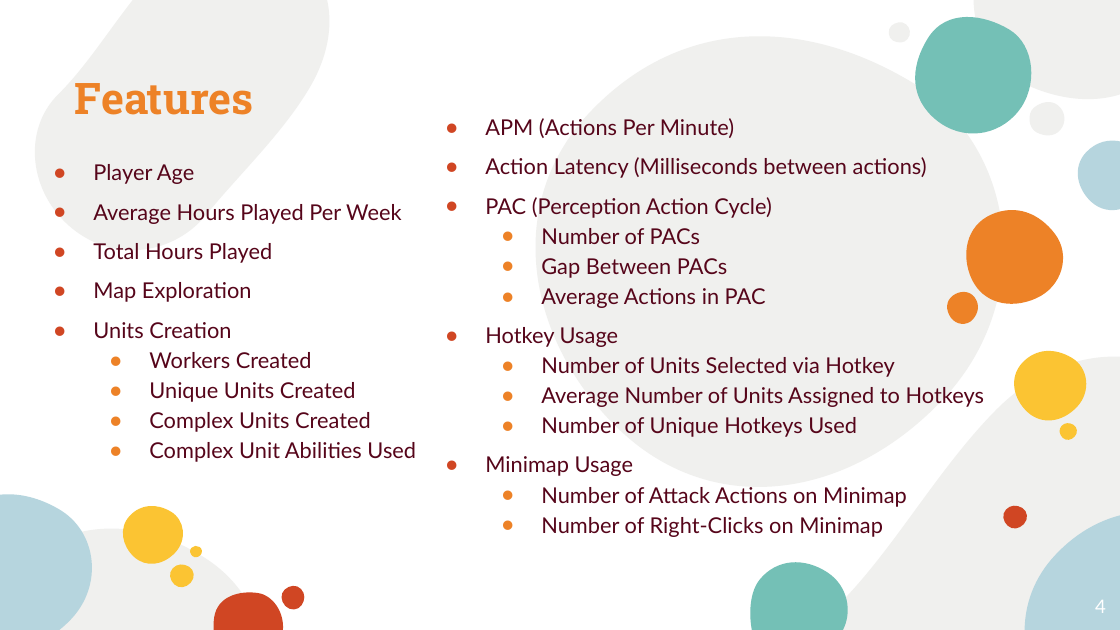
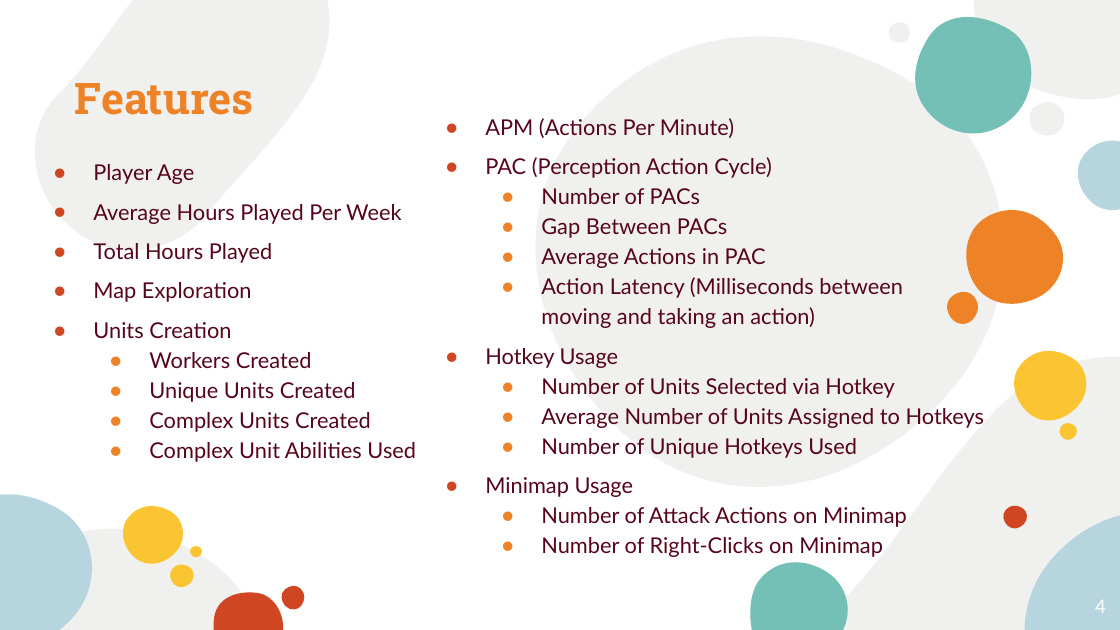
Before and after one commit to Atksmith88/dsc-mod-5-project-online-ds-ft-090919, a slide deck: slide 4 of ML Classification Presentation.pptx. Drawn at 1120x630 pixels with LibreOffice and Linux fonts; fonts in the diff are those of the drawing. Boxes give left, top, right and bottom in pixels: in the first picture for what was removed or moved away, otherwise in the second. Text is boxed around its words. In the diff, an @@ line names an element or a change of style, - is before the commit and + after.

Commit message:
Update to Notebook and Presentation files.

```diff
--- a/ML Classification Presentation.pptx
+++ b/ML Classification Presentation.pptx
@@ text at <box>485,157,927,178</box>: paragraph removed @@
-⦁ Action Latency (Milliseconds between actions)
@@ text at <box>541,277,903,328</box>: paragraph added @@
+  ⦁ Action Latency (Milliseconds between
+    moving and taking an action)
```
Also in this commit, not shown: 1 other file.
